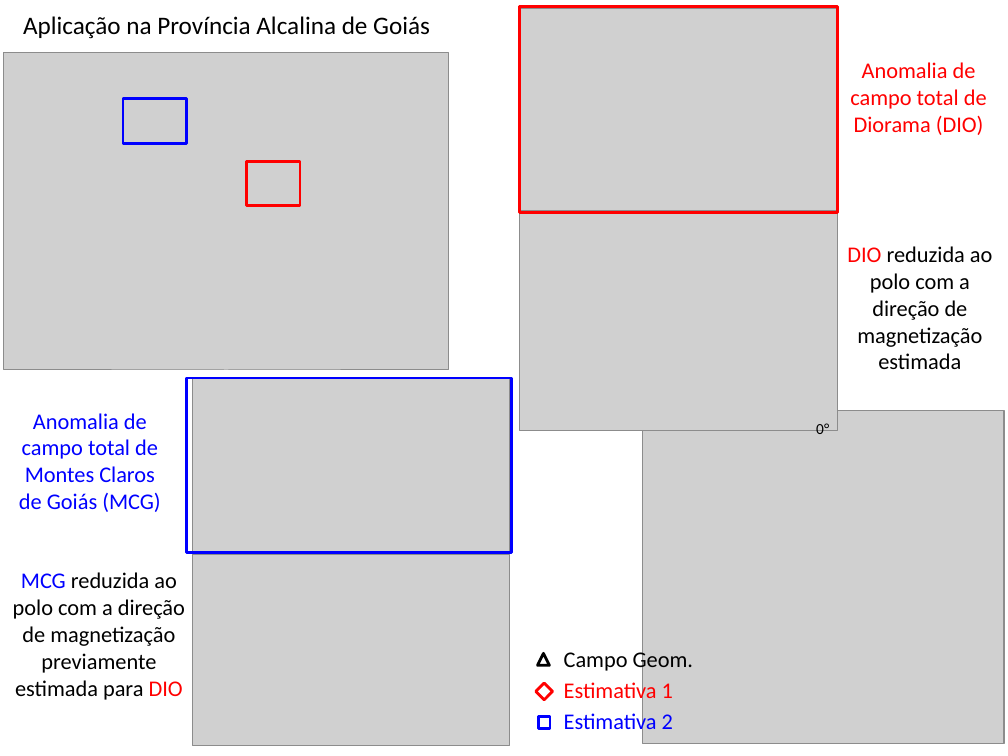
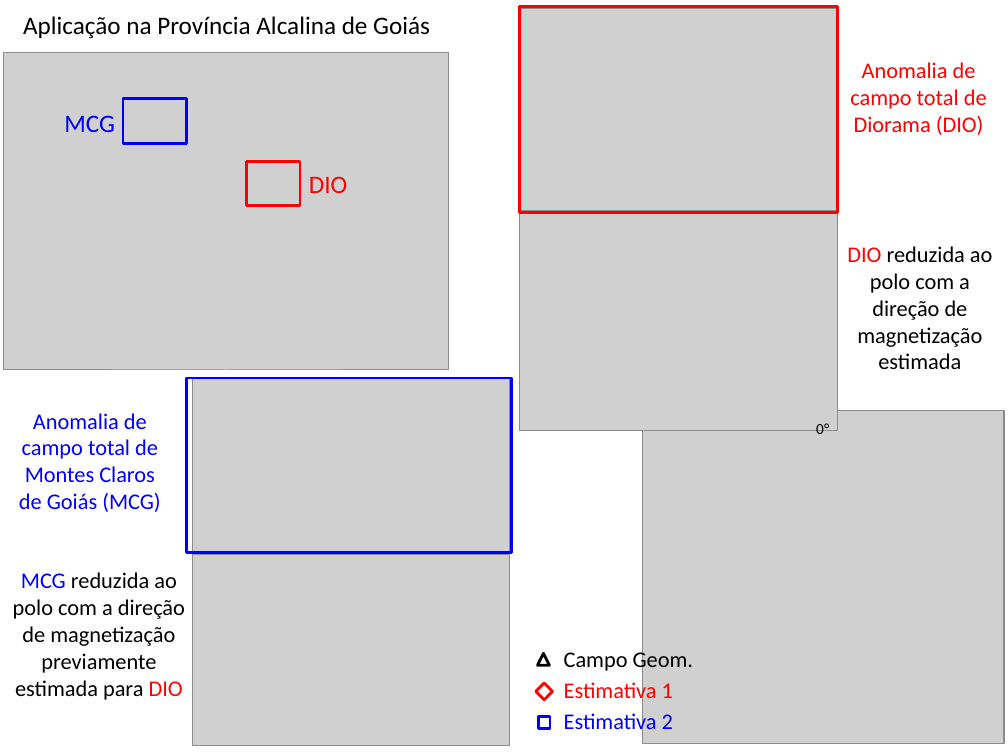
Before and after one commit to pinga-lab/Total-magnetization-of-spherical-bodies, a slide deck: slide 3 of Manuscript/Resultados.pptx. Drawn at 1008x756 pixels with LibreOffice and Linux fonts; fonts in the diff are those of the drawing; grey boxes stand for pictures. Boxes give left, top, right and bottom in pixels: in the first picture for what was removed or moved away, otherwise in the second. Text is boxed around its words. In the diff, an @@ line names an element or a change of style, - is before the commit and + after.

```diff
--- a/Manuscript/Resultados.pptx
+++ b/Manuscript/Resultados.pptx
@@ text added at <box>64,115,115,132</box>, 18 pt, text #0000FF @@
+MCG
@@ text added at <box>309,176,347,193</box>, 18 pt, text #FF0000 @@
+DIO
```
Also in this commit, not shown: 1 other slide changed, 1 other file.
